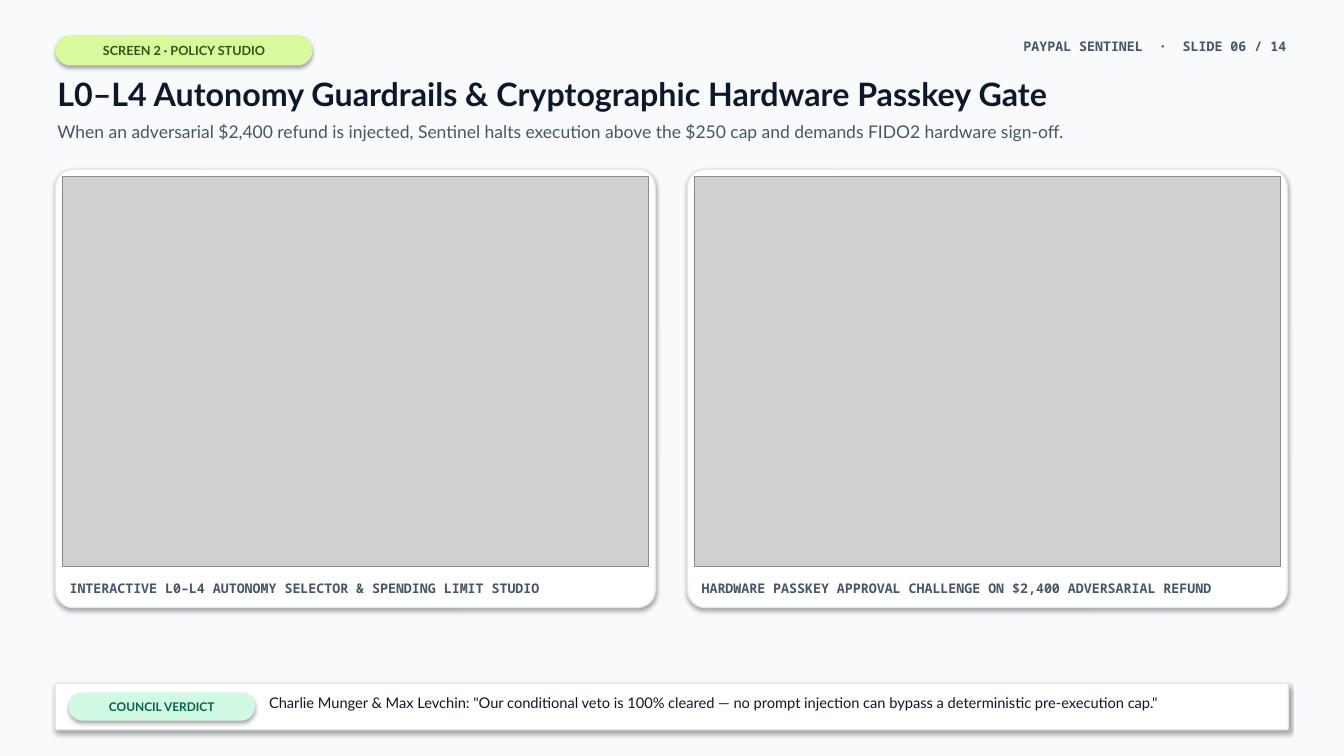
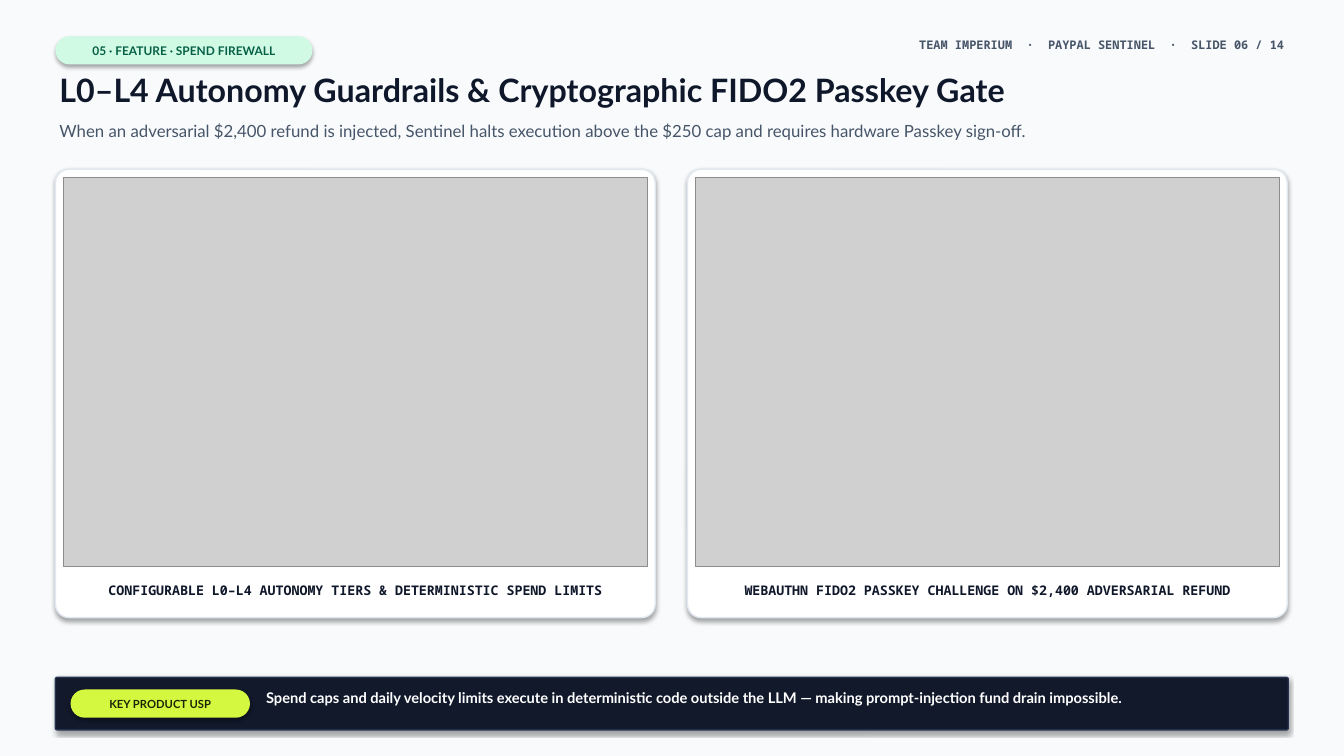
Before and after one commit to surajsaggam/PayPal, a slide deck: slide 6 of deliverables/presentation/PayPal-Sentinel-Executive-Deck.pptx. Drawn at 1344x756 pixels with LibreOffice and Linux fonts; fonts in the diff are those of the drawing; grey boxes stand for pictures. Boxes give left, top, right and bottom in pixels: in the first picture for what was removed or moved away, otherwise in the second. Text is boxed around its words. In the diff, an @@ line names an element or a change of style, - is before the commit and + after.

Commit message:
feat(ppt,deploy): update deck for Team Imperium, remove council/UI references, add Thank You slide & cloud deploy config

```diff
--- a/deliverables/presentation/PayPal-Sentinel-Executive-Deck.pptx
+++ b/deliverables/presentation/PayPal-Sentinel-Executive-Deck.pptx
@@ rounded rectangle "05 · FEATURE · SPEND ..." at (55, 36, 313, 65): fill #D9F99D to #D1FAE5 @@
@@ text in rounded rectangle at (92, 46, 275, 55): text changed; size 9 to 8.5 pt; text colour #365314 to #065F46 @@
-SCREEN 2 · POLICY STUDIO
+05 · FEATURE · SPEND FIREWALL
@@ text at (919, 40, 1284, 49): text changed; size 9.5 to 8.5 pt @@
-PAYPAL SENTINEL · SLIDE 06 / 14
+TEAM IMPERIUM · PAYPAL SENTINEL · SLIDE 06 / 14
@@ text at (59, 78, 1005, 108): text changed @@
-L0–L4 Autonomy Guardrails & Cryptographic Hardware Passkey Gate
+L0–L4 Autonomy Guardrails & Cryptographic FIDO2 Passkey Gate
@@ text at (59, 123, 1026, 140): text changed; size 12.5 to 12 pt @@
-When an adversarial $2,400 refund is injected, Sentinel halts execution above the $250 cap and demands FIDO2 hardware sign-off.
+When an adversarial $2,400 refund is injected, Sentinel halts execution above the $250 cap and requires hardware Passkey sign-off.
@@ rounded rectangle: place and size @@
-rounded rectangle at (55, 169, 655, 608)
+rounded rectangle at (55, 169, 655, 618)
@@ rounded rectangle at (55, 169, 655, 618): proportions changed @@
@@ rounded rectangle at (688, 169, 1288, 618): proportions changed @@
@@ rounded rectangle: place and size @@
-rounded rectangle at (688, 169, 1288, 608)
+rounded rectangle at (688, 169, 1288, 618)
@@ text at (108, 585, 602, 595): text changed; text colour #475569 to #0F172A @@
-INTERACTIVE L0–L4 AUTONOMY SELECTOR & SPENDING LIMIT STUDIO
+CONFIGURABLE L0–L4 AUTONOMY TIERS & DETERMINISTIC SPEND LIMITS
@@ text at (745, 585, 1230, 597): text changed; text colour #475569 to #0F172A @@
-HARDWARE PASSKEY APPROVAL CHALLENGE ON $2,400 ADVERSARIAL REFUND
+WEBAUTHN FIDO2 PASSKEY CHALLENGE ON $2,400 ADVERSARIAL REFUND
@@ rounded rectangle: place and size @@
-rounded rectangle at (55, 684, 1289, 730)
+rounded rectangle at (55, 678, 1289, 730)
@@ rounded rectangle at (55, 678, 1289, 730): fill #FFFFFF to #11192B; outline #E2E8F0 1 pt to #24324D 1 pt; proportions changed @@
@@ rounded rectangle "KEY PRODUCT USP": place and size @@
-rounded rectangle "KEY PRODUCT USP" at (69, 693, 255, 721)
+rounded rectangle "KEY PRODUCT USP" at (71, 690, 250, 718)
@@ rounded rectangle "KEY PRODUCT USP" at (71, 690, 250, 718): fill #D1FAE5 to #D4F73F @@
@@ text in rounded rectangle at (109, 700, 211, 708): text changed; size 8.5 to 8 pt; text colour #065F46 to #1A2604 @@
-COUNCIL VERDICT
+KEY PRODUCT USP
@@ text at (266, 692, 1121, 706): text changed; text colour #0F172A to #FFFFFF; bold on @@
-Charlie Munger & Max Levchin: "Our conditional veto is 100% cleared — no prompt injection can bypass a deterministic pre-execution cap."
+Spend caps and daily velocity limits execute in deterministic code outside the LLM — making prompt-injection fund drain impossible.
```
Also in this commit, not shown: 7 other slides changed, 6 slides added, 6 slides removed, 8 other files.
